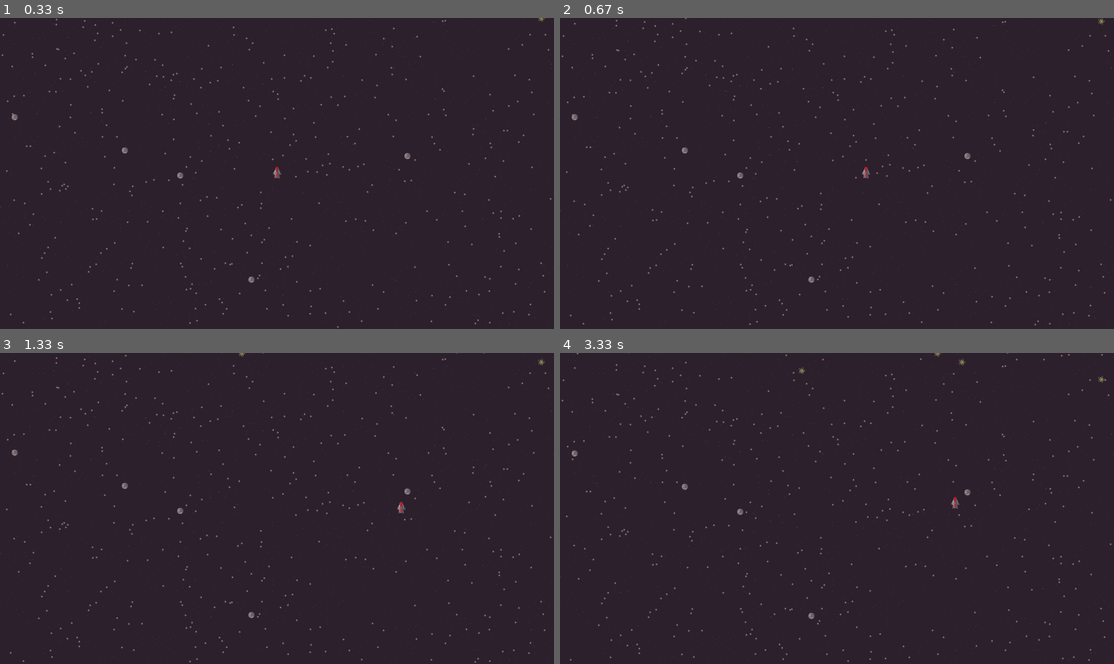
Above: before the commit, frames 1-4 (two rows, left to right).
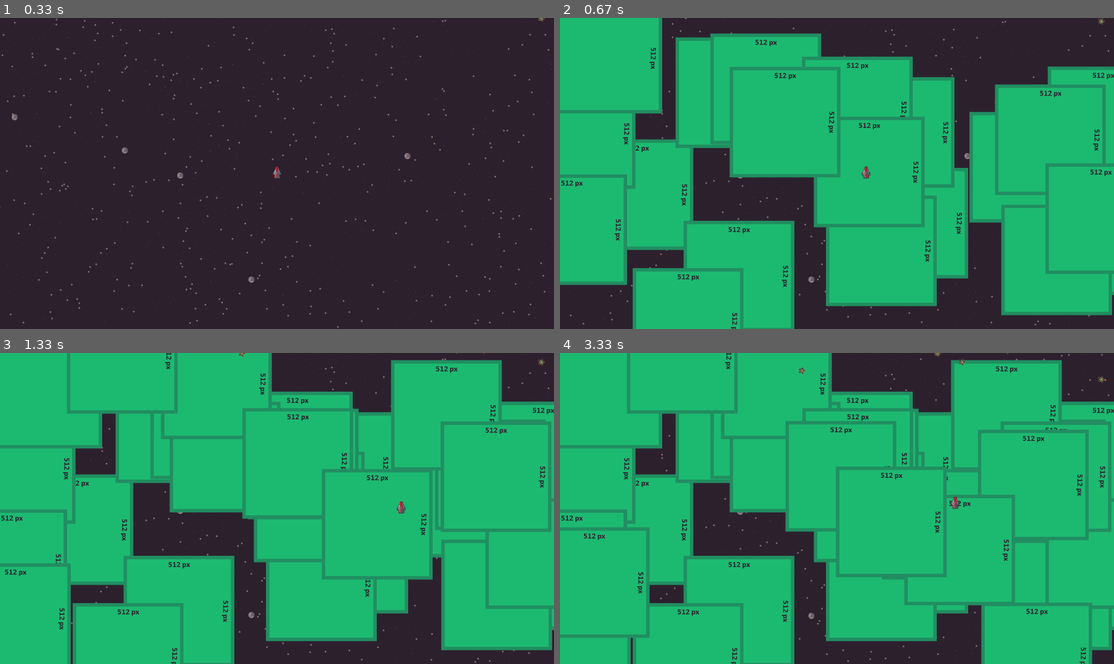
Above: after the commit, the same moments.

Repository: IAProg/pygame-SDL2-demo
Game: pygame game, started from cpu-main.py
Same seed, same stepped clock (60 frames per second), same inputs: the game is played once before the commit and once after it.
Inputs:
- Up to frame 1 (0.33 s): no input
- Up to frame 2 (0.67 s): hold B from 0.33 s (still down); hold D from 0.33 s (still down)
- Up to frame 3 (1.33 s): release B at 0.8 s; release D at 0.8 s; hold D 0.83-1.3 s
- Up to frame 4 (3.33 s): hold W 1.33-1.63 s; hold D 1.67-2.13 s; tap B at 1.82, 3.22 s; hold A 2.17-2.7 s; hold S 2.73-3.03 s; hold A from 3.07 s (still down)

Frame 1 is identical in both runs. In frame 2, 74% of the frame differs, in the area x 0-100%, y 0-100%; in frame 3, 83%; in frame 4, 85%.

Commit message:
added lag inducer

Diff:
--- a/cpu-main.py
+++ b/cpu-main.py
@@ -19,10 +19,11 @@
 
 		tm.load()
 
+		self.background = Background()
+		self.lagInducer = LagInducer()
 		self.player = Player( pygame.Vector2(SCR_W // 2, SCR_H // 2) )
 		self.bulletGroup = pygame.sprite.Group()
 		self.mineGroup = pygame.sprite.Group()
-		self.background = Background()
 
 		self.mainloop()
 
@@ -36,6 +37,9 @@
 		if pressed[pygame.K_SPACE] and self.bulletTimer <= 0:
 			Bullet(self.bulletGroup, self.player.pos.copy(), self.player.vel.copy())
 			self.bulletTimer = COOLDOWN_BULLET
+
+		if pressed[pygame.K_b]:
+			self.lagInducer.addSprite()
 
 		self.inputDir *= 0
 		if pressed[pygame.K_a]:
@@ -59,6 +63,7 @@
 
 	def update(self, dt):
 		self.background.update(dt)
+		self.lagInducer.update(dt)
 		self.player.update(dt, self.inputDir)
 		self.mineGroup.update(dt)
 		self.bulletGroup.update(dt)
@@ -74,6 +79,7 @@
 		self.surface.fill(BG_FILL)
 
 		self.background.draw(self.surface)
+		self.lagInducer.draw(self.surface)
 		self.mineGroup.draw(self.surface)
 		self.bulletGroup.draw(self.surface)
 		self.player.draw(self.surface)
--- a/entities.py
+++ b/entities.py
@@ -3,6 +3,18 @@
 from config import *
 from random import randint
 from textureManager import TextureManager as tm
+
+class LagInducer(pg.sprite.Group):
+	def __init__(self):
+		pg.sprite.Group.__init__(self)
+
+	def addSprite(self):
+		newSprite = pg.sprite.Sprite(self)
+		newSprite.image = tm.fetch("512px")
+		newSprite.rect = newSprite.image.get_rect()
+		newSprite.rect.center = randint(0, SCR_W), randint(0, SCR_H)
+
+
 
 class Background(pg.sprite.Group):
 	def __init__(self):
@@ -17,8 +29,6 @@
 		dist = dist + [3] * 25
 		for val in dist:
 			Star(self, val)
-
-
 
 class Star(pg.sprite.Sprite):
 	skins = ["Star1","Star2","Star3","Star4"]
--- a/sdl2-main.py
+++ b/sdl2-main.py
@@ -25,6 +25,7 @@
 		self.fps_surf = pg.Surface(self.fps_size)
 
 		self.background = Background()
+		self.lagInducer = LagInducer()
 		self.player = Player( pygame.Vector2(SCR_W // 2, SCR_H // 2) )
 		self.bulletGroup = pygame.sprite.Group()
 		self.mineGroup = pygame.sprite.Group()
@@ -41,6 +42,9 @@
 		if pressed[pygame.K_SPACE] and self.bulletTimer <= 0:
 			Bullet(self.bulletGroup, self.player.pos.copy(), self.player.vel.copy())
 			self.bulletTimer = COOLDOWN_BULLET
+
+		if pressed[pygame.K_b]:
+			self.lagInducer.addSprite()
 
 		self.inputDir *= 0
 		if pressed[pygame.K_a]:
@@ -65,6 +69,7 @@
 
 	def update(self, dt):
 		self.background.update(dt)
+		self.lagInducer.update(dt)
 		self.player.update(dt, self.inputDir)
 		self.mineGroup.update(dt)
 		self.bulletGroup.update(dt)
@@ -80,6 +85,7 @@
 		self.renderer.clear()
 
 		self.background.draw(self.renderer)
+		self.lagInducer.draw(self.renderer)
 		self.mineGroup.draw(self.renderer)
 		self.bulletGroup.draw(self.renderer)
 		self.player.draw(self.renderer)
@@ -98,6 +104,8 @@
 
 	def draw_fps(self):
 		spriteCount = sum ((
+			len(self.background.sprites()),
+			len(self.lagInducer.sprites()),
 			len(self.bulletGroup.sprites()),
 			len(self.mineGroup.sprites()),
 			len(self.background.sprites())
Binary file added: Sprites/256px.png
Binary file added: Sprites/512px.png
